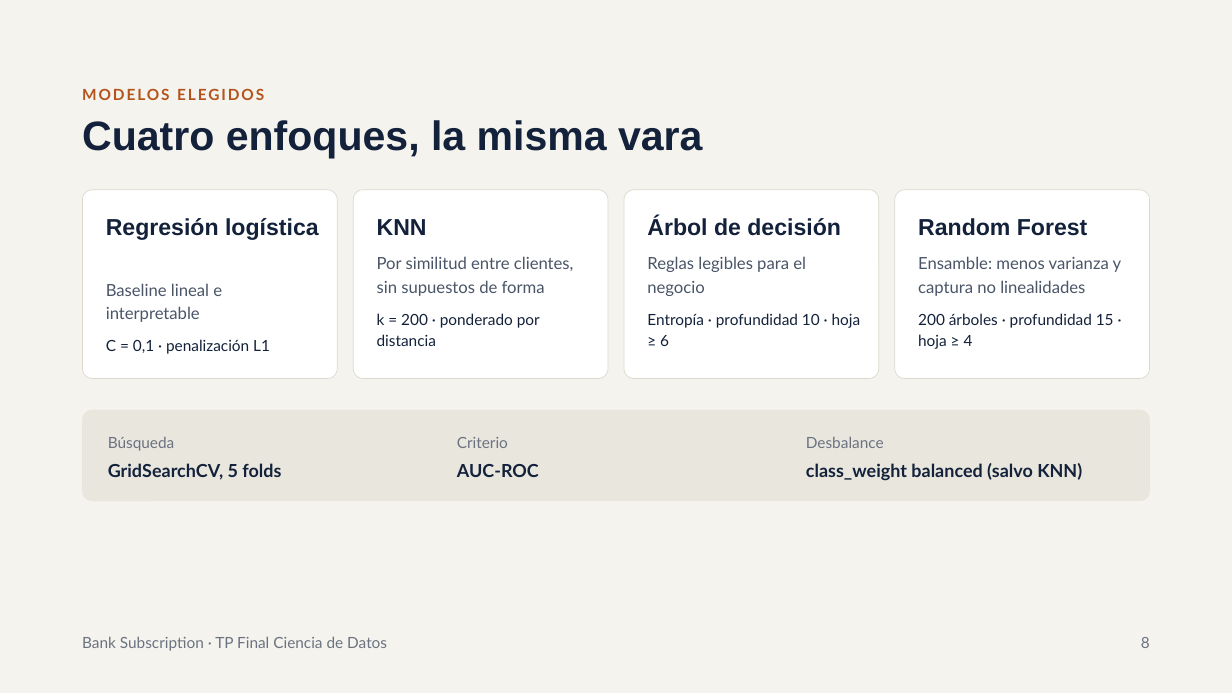
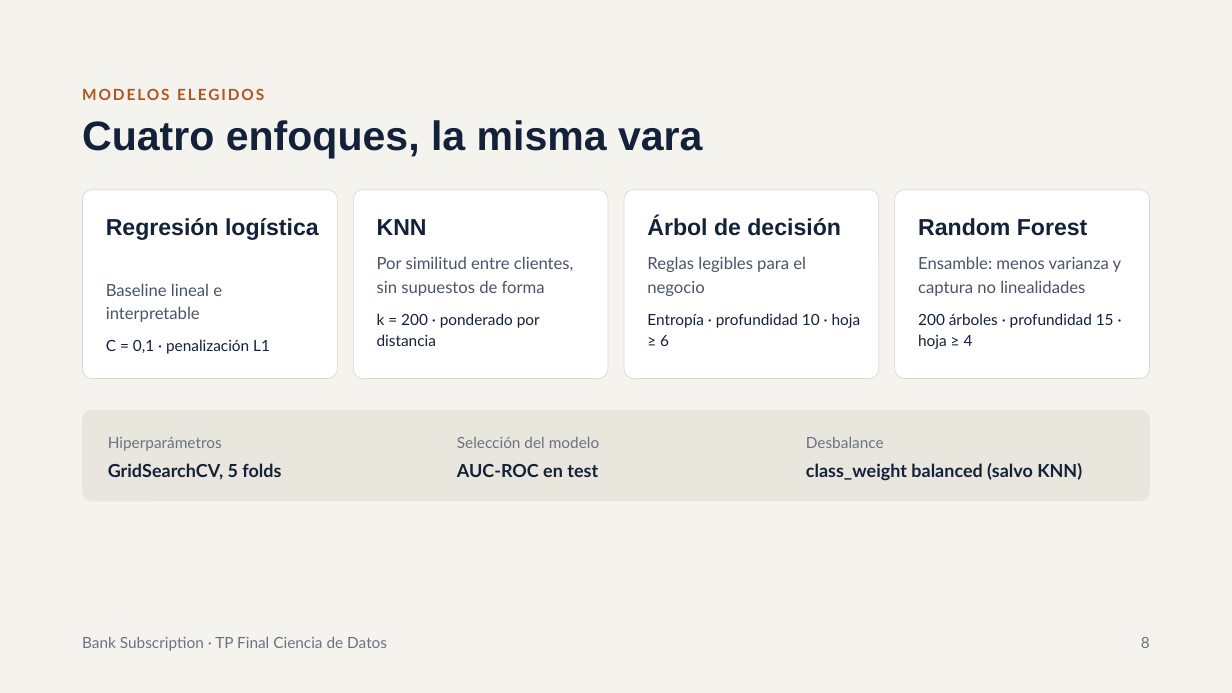
Before and after one commit to nach0osole/data_science_utn_clusterai2026_Sole, a slide deck: slide 8 of Bank Subscription – TP Final.pptx. Drawn at 1232x693 pixels with LibreOffice and Linux fonts; fonts in the diff are those of the drawing. Boxes give left, top, right and bottom in pixels: in the first picture for what was removed or moved away, otherwise in the second. Text is boxed around its words. In the diff, an @@ line names an element or a change of style, - is before the commit and + after.

```diff
--- a/Bank Subscription – TP Final.pptx
+++ b/Bank Subscription – TP Final.pptx
@@ text at [108, 437, 222, 451]: text changed @@
-Búsqueda
+Hiperparámetros
@@ text at [457, 436, 599, 448]: text changed @@
-Criterio
+Selección del modelo
@@ text at [457, 464, 598, 477]: text changed @@
-AUC-ROC
+AUC-ROC en test
```
Also in this commit, not shown: 3 other slides changed.
